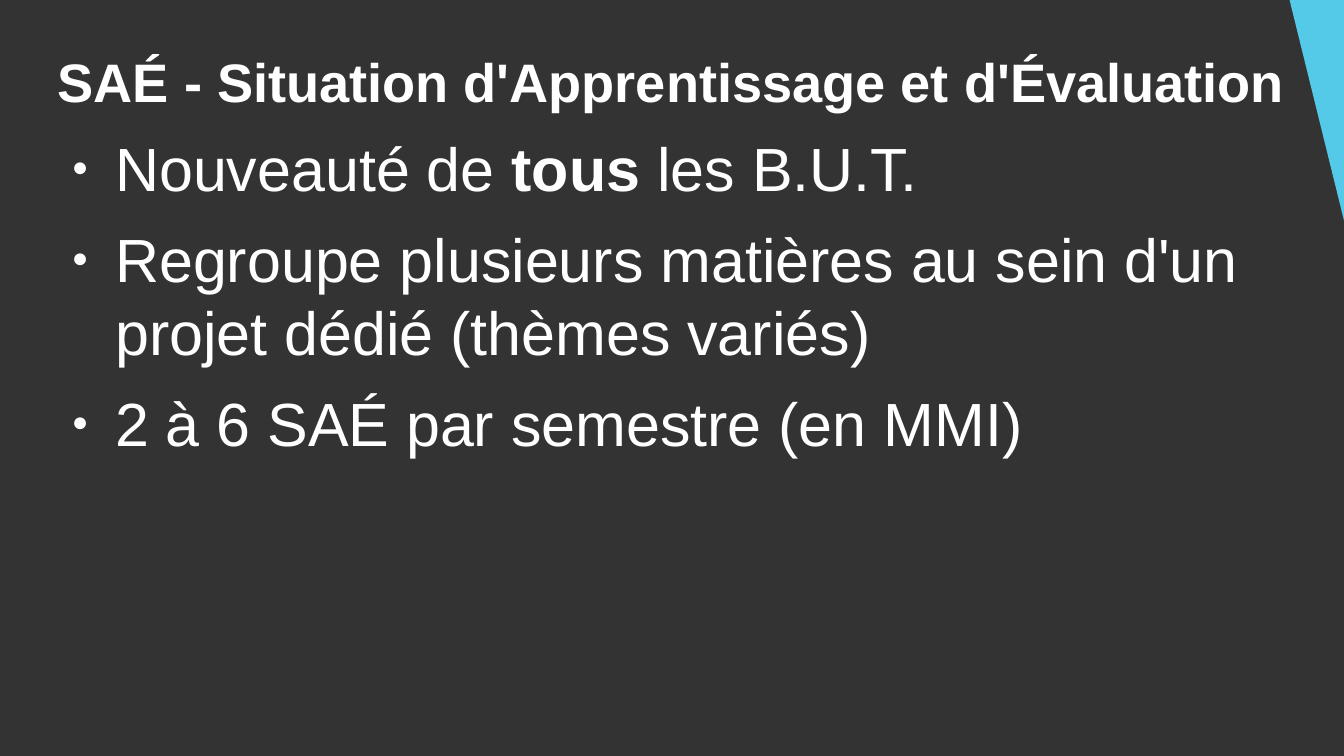
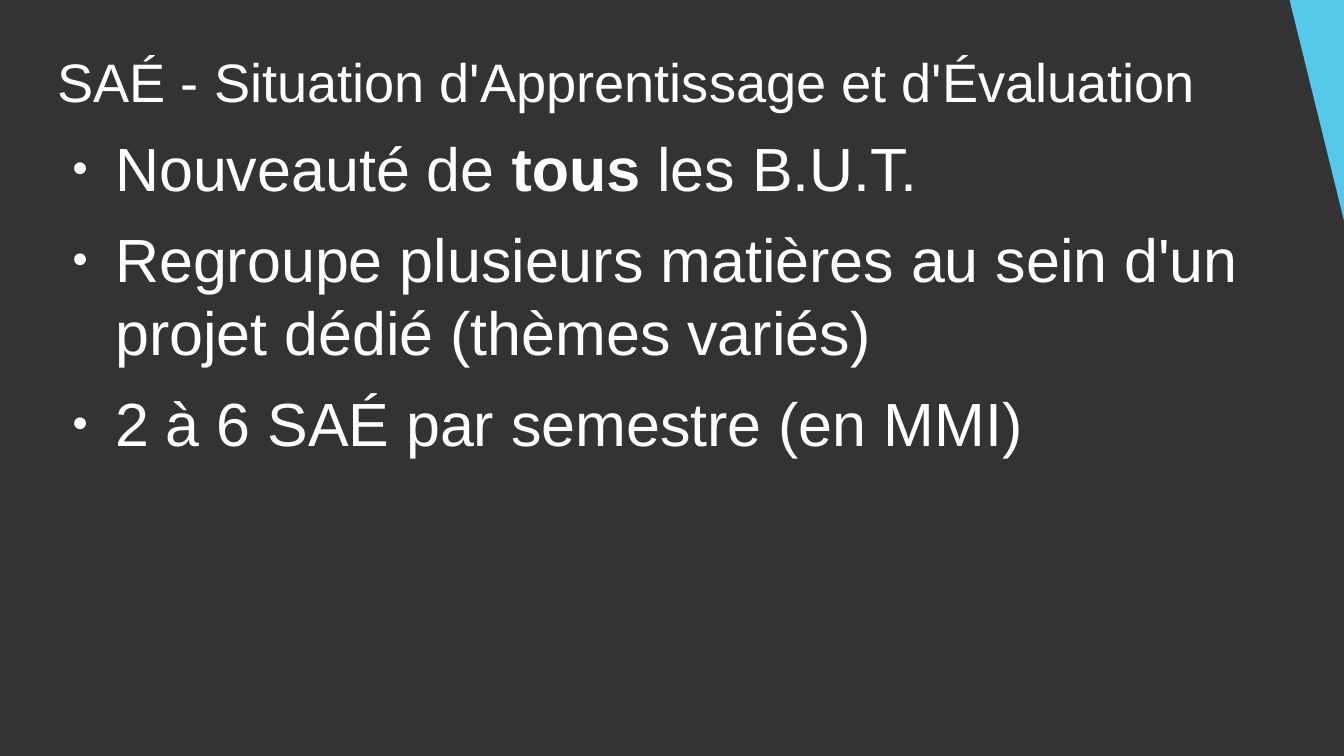
Before and after one commit to DanYellow/cours, a slide deck: slide 11 of presentation-formation-mmi/presentation.odp. Drawn at 1344x756 pixels with LibreOffice and Linux fonts; fonts in the diff are those of the drawing. Boxes give left, top, right and bottom in pixels: in the first picture for what was removed or moved away, otherwise in the second. Text is boxed around its words. In the diff, an @@ line names an element or a change of style, - is before the commit and + after.

Commit message:
Presentation MMI

```diff
--- a/presentation-formation-mmi/presentation.odp
+++ b/presentation-formation-mmi/presentation.odp
@@ text at (58, 59, 1195, 111): bold off in "SAÉ - Situation d'Apprentissage et d'Évaluation" @@
```
Also in this commit, not shown: 5 other slides changed, 1 other file.
